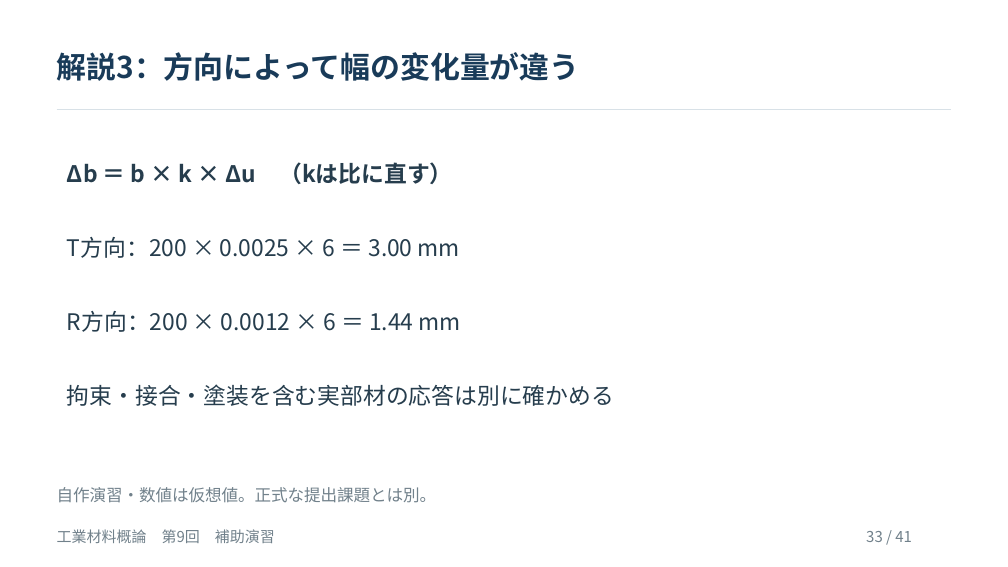
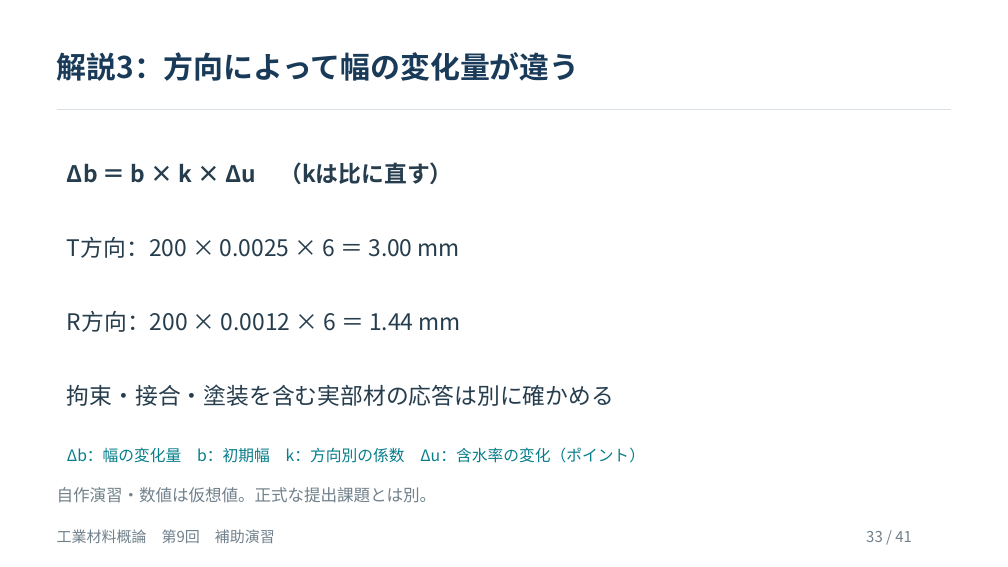
Before and after one commit to zooc-14calbp/industrial-materials-course, a slide deck: slide 33 of 学生用/第09回/09_授業スライド.pptx. Drawn at 1008x567 pixels with LibreOffice and Linux fonts; fonts in the diff are those of the drawing. Boxes give left, top, right and bottom in pixels: in the first picture for what was removed or moved away, otherwise in the second. Text is boxed around its words. In the diff, an @@ line names an element or a change of style, - is before the commit and + after.

```diff
--- a/学生用/第09回/09_授業スライド.pptx
+++ b/学生用/第09回/09_授業スライド.pptx
@@ text added at <box>67,447,645,463</box>, 15 pt, text #087E8B @@
+Δb：幅の変化量 b：初期幅 k：方向別の係数 Δu：含水率の変化（ポイント）
```
Also in this commit, not shown: 4 other slides changed, 10 other files.
